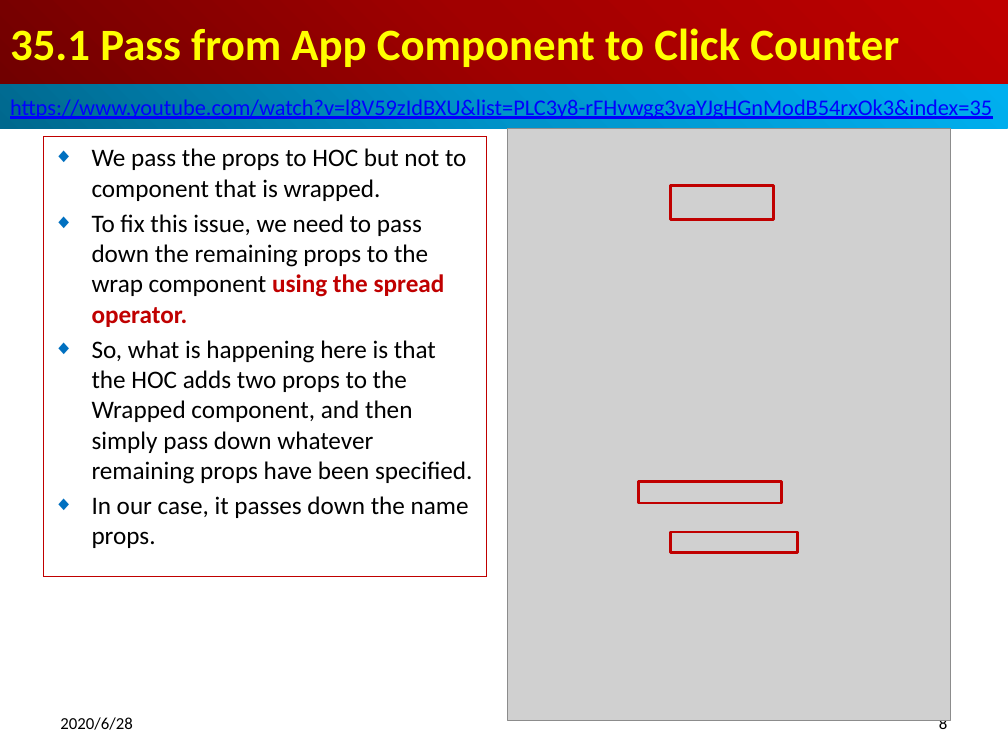
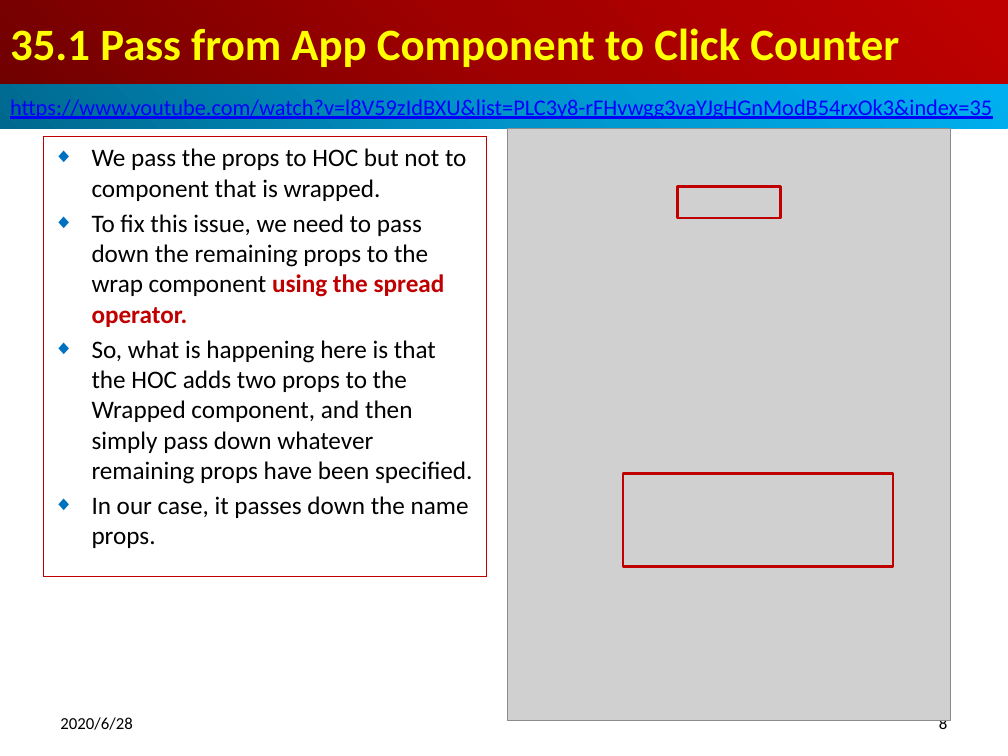
Before and after one commit to peterhchen/800-React-Hook, a slide deck: slide 8 of 35_HOC3.pptx. Drawn at 1008x756 pixels with LibreOffice and Linux fonts; fonts in the diff are those of the drawing; grey boxes stand for pictures. Boxes give left, top, right and bottom in pixels: in the first picture for what was removed or moved away, otherwise in the second. Text is boxed around its words. In the diff, an @@ line names an element or a change of style, - is before the commit and + after.

Commit message:
pass function into arguement
Pass the two different function names and return the new funciton

```diff
--- a/35_HOC3.pptx
+++ b/35_HOC3.pptx
@@ rectangle: place and size @@
-rectangle at [670, 185, 773, 219]
+rectangle at [677, 186, 780, 218]
@@ rectangle: place and size @@
-rectangle at [670, 532, 797, 552]
+rectangle at [623, 473, 893, 566]
@@ rectangle removed at [639, 481, 782, 503] @@
```
Also in this commit, not shown: 4 other slides changed.
